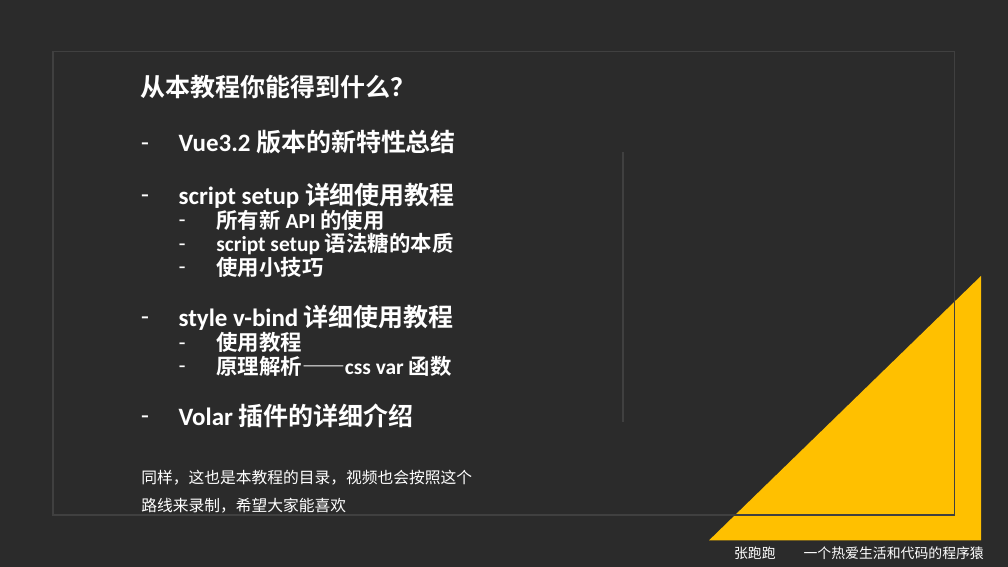
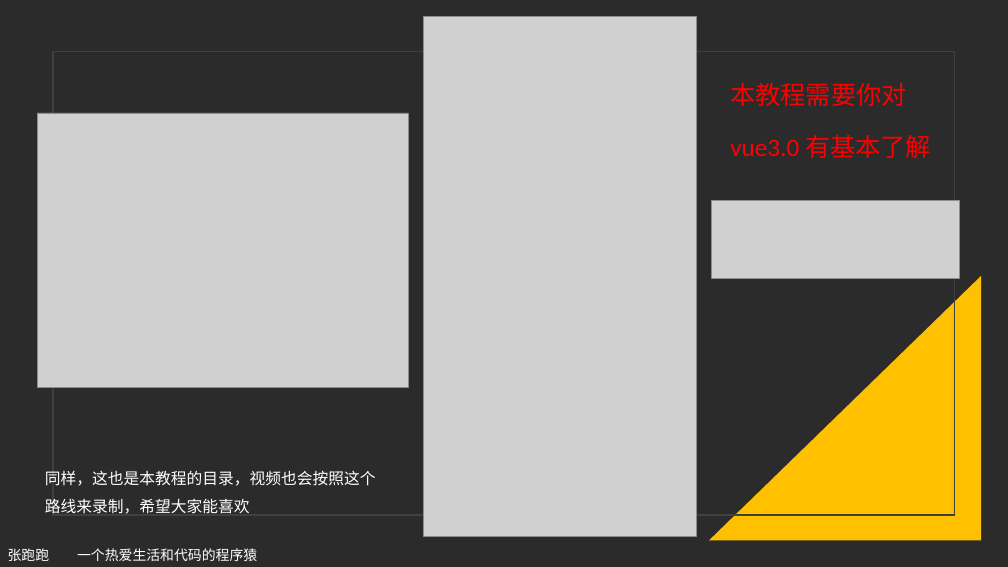
Before and after one commit to iyuangang/web-study-record, a slide deck: slide 3 of Vue/Vue3.2-released/vue3.2详细教程.pptx. Drawn at 1008x567 pixels with LibreOffice and Linux fonts; fonts in the diff are those of the drawing; grey boxes stand for pictures; background and template pictures are left out; a plain dark background stands for a picture behind light text. Boxes give left, top, right and bottom in pixels: in the first picture for what was removed or moved away, otherwise in the second. Text is boxed around its words. In the diff, an @@ line names an element or a change of style, - is before the commit and + after.

```diff
--- a/Vue/Vue3.2-released/vue3.2详细教程.pptx
+++ b/Vue/Vue3.2-released/vue3.2详细教程.pptx
@@ picture added at (423, 17, 696, 537) @@
@@ subtitle removed at (141, 74, 456, 376) @@
-从本教程你能得到什么？
-– Vue3.2 版本的新特性总结
-– script setup 详细使用教程
-  – 所有新 API 的使用
-  – script setup 语法糖的本质
-  – 使用小技巧
-– style v-bind 详细使用教程
-  – 使用教程
-  – 原理解析——css var 函数
-– Volar 插件的详细介绍
@@ text added at (730, 83, 931, 158), 24 pt, text #FF0000 @@
+本教程需要你对 vue3.0 有基本了解
@@ picture added at (37, 113, 408, 387) @@
@@ line removed from (623, 154) to (623, 421) @@
@@ picture added at (712, 200, 960, 278) @@
@@ text "同样，这也是本教程的目录，视频也会按照这个路线来录制，希望大家能喜欢": place and size @@
-text "同样，这也是本教程的目录，视频也会按照这个路线来录制，希望大家能喜欢" at (141, 469, 472, 513)
+text "同样，这也是本教程的目录，视频也会按照这个路线来录制，希望大家能喜欢" at (45, 470, 376, 514)
@@ text "张跑跑 一个热爱生活和代码的程序猿": place and size @@
-text "张跑跑 一个热爱生活和代码的程序猿" at (734, 546, 984, 559)
+text "张跑跑 一个热爱生活和代码的程序猿" at (8, 548, 257, 561)
```
Also in this commit, not shown: 7 other slides changed, 9 slides added, 9 other files.
